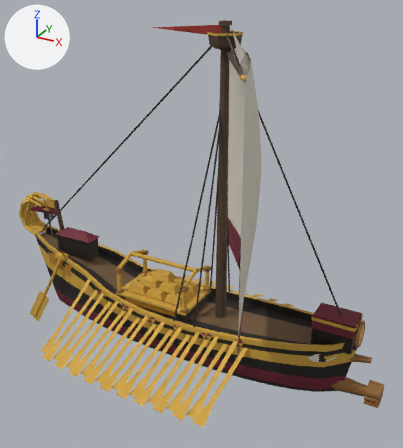
Renders of the glTF model public/harbour/kit/titan_xaut.glb from each side of a commit.
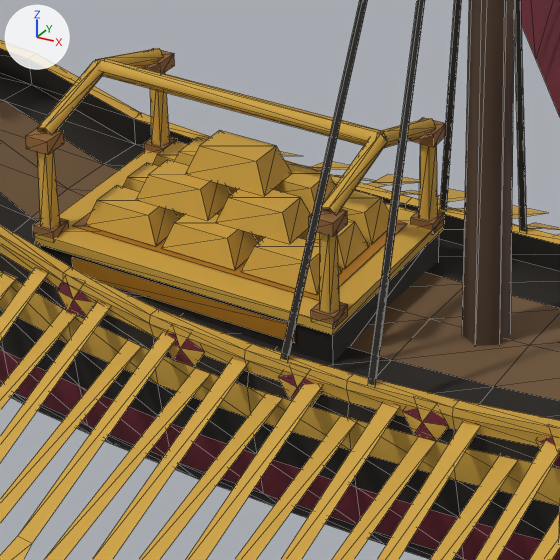
Each version appears first whole from a 50 mm camera at (15.41, -25.17, 20.29) aimed at (1.38, 0.34, 7.54), and next in a close-up on the part from 27% to 59% of the width and 53% to 82% of the height. Lighting does not change. The marker at upper left points along +X, +Y and +Z. The last two pictures show the newer version. The close-ups show mesh edges as thin lines. Where no turn or scale is listed for an object, it has been applied to the vertices. Vertices at exactly the same position are counted once.

Objects in the first close-up: 'deck', 'hull', 'mast', 'oars', 'rigging', 'sail_main', 'stern_windows'.
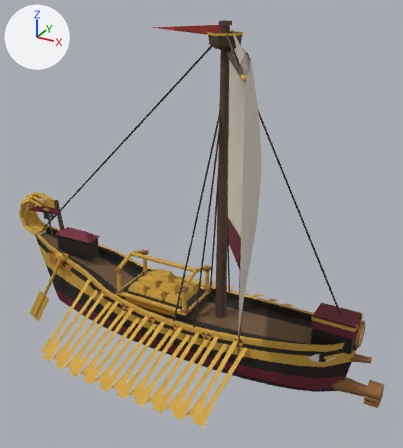
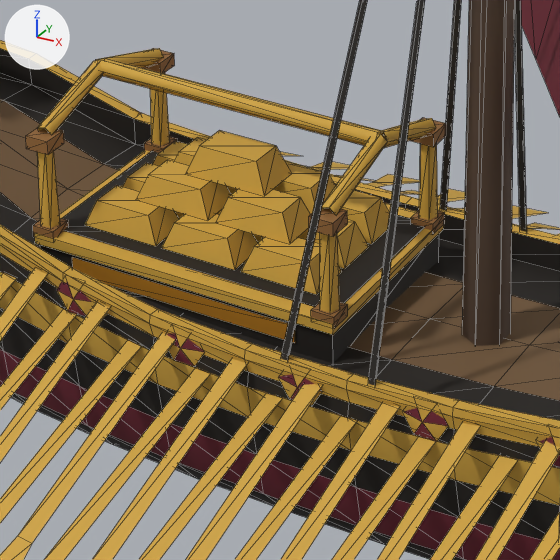
Where the newer file only moved an object's origin or applied its transform, the numbers keep the older frame.

Boxes (x1, y1, x2, y2) around the edits, measured in the close-ups (560 x 560 px):
'stern_windows', reshaped: before (72, 212, 407, 343); after (72, 257, 295, 343)
part 1 of me_deck, added: after (62, 151, 424, 307)
part 2 of me_stern_windows, deleted: before (73, 212, 407, 300)

The edits, one by one:
me_deck is used by ob_deck; location (-0.14, 0.01, 2.45).
me_deck had 441 vertices, 566 faces and spanned x -11.2..11.2, y -1.7..1.7, z -4.1..4.1.
me_deck now has 449 vertices, 576 faces and spans x -11.2..11.2, y -1.7..1.7, z -4.1..4.1.
me_deck part 1: the loose piece of 8 vertices spanning x -3.4..1.5, y -1.6..1.6, z 0.0..0.2 is copied, and the copy is scaled about its middle by (0.951, 0.846, 0.5), then moved by (0.0, 0.0, 0.1); it spans x -3.3..1.4, y -1.3..1.3, z 0.1..0.2.
me_stern_windows is used by ob_stern_windows; location (-4.81, 0.0, 2.99).
me_stern_windows had 48 vertices, 24 faces and spanned x -5.79..5.79, y -1.54..1.54, z -0.83..0.83.
me_stern_windows now has 44 vertices, 22 faces and spans x -5.79..5.55, y -1.54..1.54, z -0.83..0.83.
me_stern_windows part 2: the loose piece of 4 vertices spanning x 1.63..5.79, y -1.18..1.18, z -0.31 is deleted.
